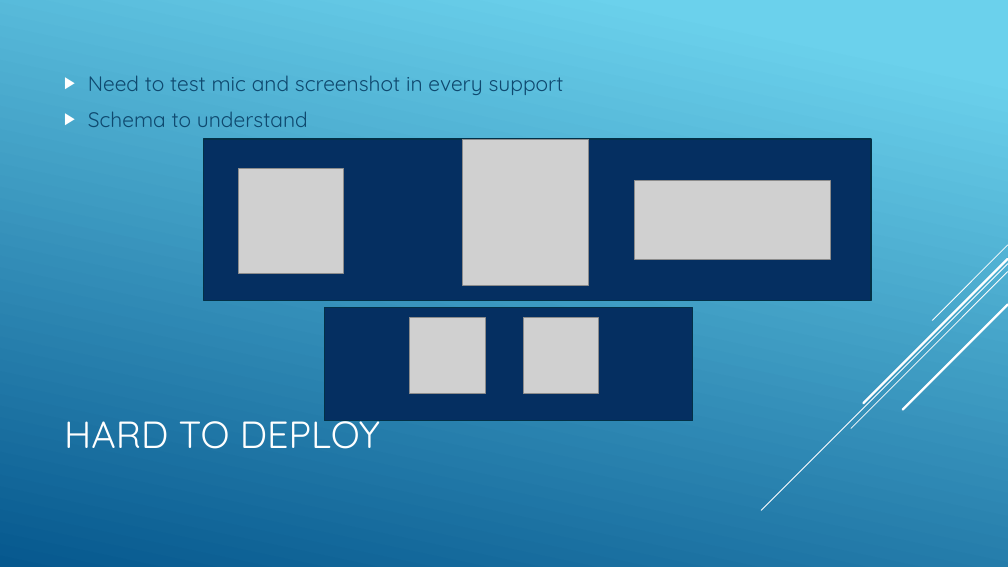
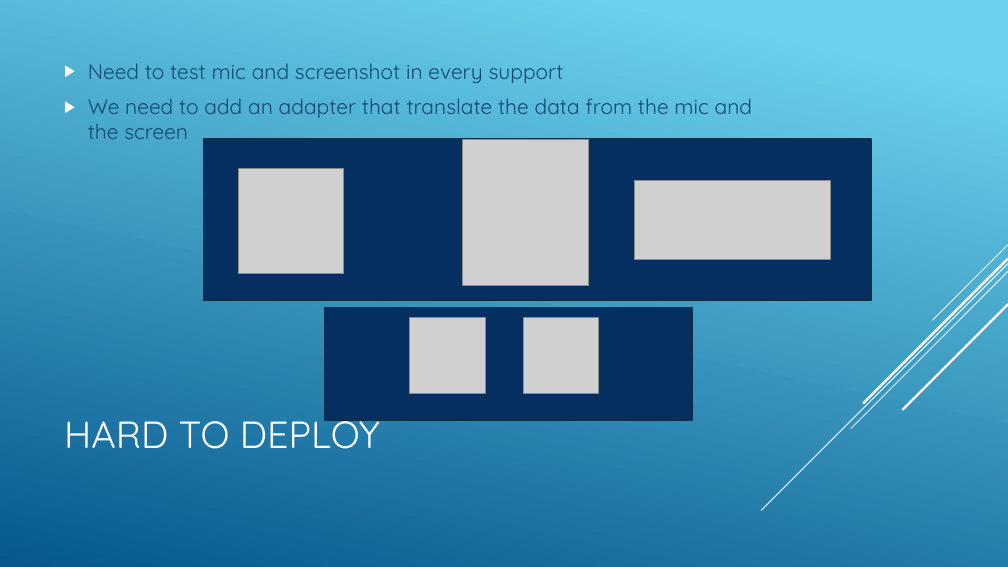
Before and after one commit to jnguyen1192/SIA, a slide deck: slide 7 of SAI_presentation.pptx. Drawn at 1008x567 pixels with LibreOffice and Linux fonts; fonts in the diff are those of the drawing; grey boxes stand for pictures. Boxes give left, top, right and bottom in pixels: in the first picture for what was removed or moved away, otherwise in the second. Text is boxed around its words. In the diff, an @@ line names an element or a change of style, - is before the commit and + after.

Commit message:
Add files via upload
#12 New advice on slides

```diff
--- a/SAI_presentation.pptx
+++ b/SAI_presentation.pptx
@@ text at <box>88,98,752,139</box>: text changed @@
-▶ Schema to understand
+▶ We need to add an adapter that translate the data from the mic and the screen
```
